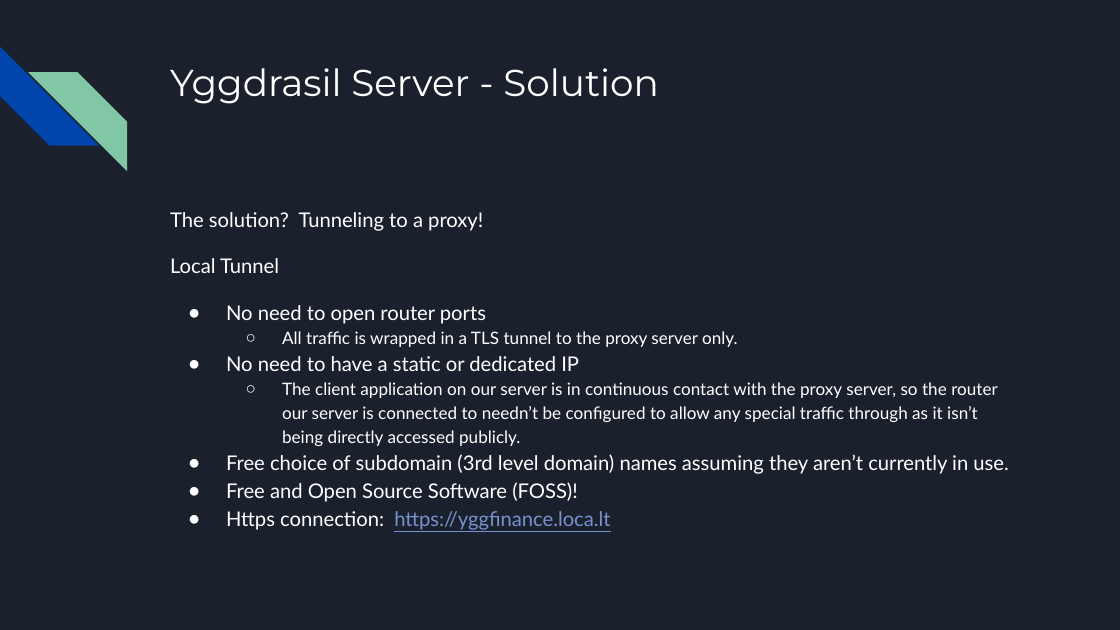
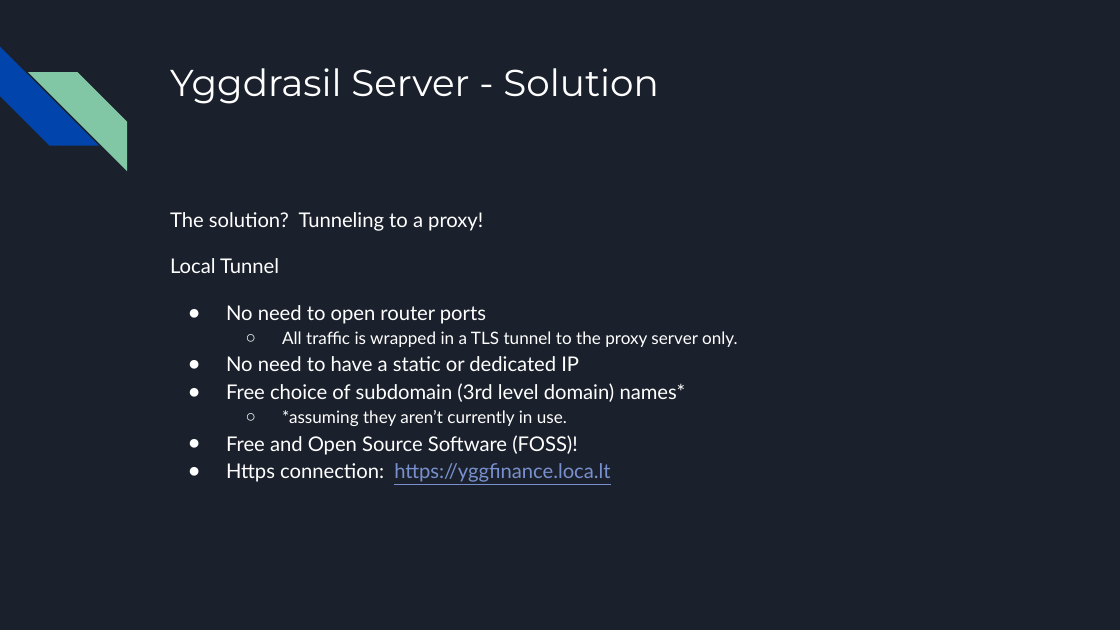
Before and after one commit to Shuruni/YggFinance, a slide deck: slide 15 of documentation/Update- YggFinance.pptx (slide 9 before the commit). Drawn at 1120x630 pixels with LibreOffice and Linux fonts; fonts in the diff are those of the drawing. Boxes give left, top, right and bottom in pixels: in the first picture for what was removed or moved away, otherwise in the second. Text is boxed around its words. In the diff, an @@ line names an element or a change of style, - is before the commit and + after.

```diff
--- a/documentation/Update- YggFinance.pptx
+++ b/documentation/Update- YggFinance.pptx
@@ text at box(226, 383, 686, 426): text changed; size 11 to 13 pt @@
-  ○ The client application on our server is in continuous contact with the proxy server, so the router our server is connected to needn’t be configured to allow any special traffic through as it isn’t being directly accessed publicly.
-● Free choice of subdomain (3rd level domain) names assuming they aren’t currently in use.
+● Free choice of subdomain (3rd level domain) names*
+  ○ *assuming they aren’t currently in use.
```
Also in this commit, not shown: 7 other slides changed, 2 slides added, 1 other file.
